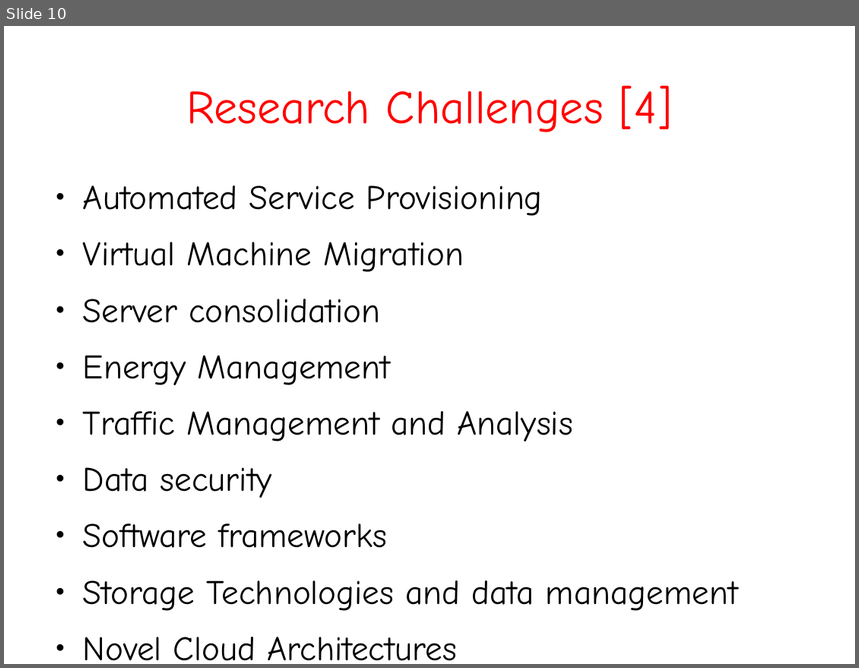
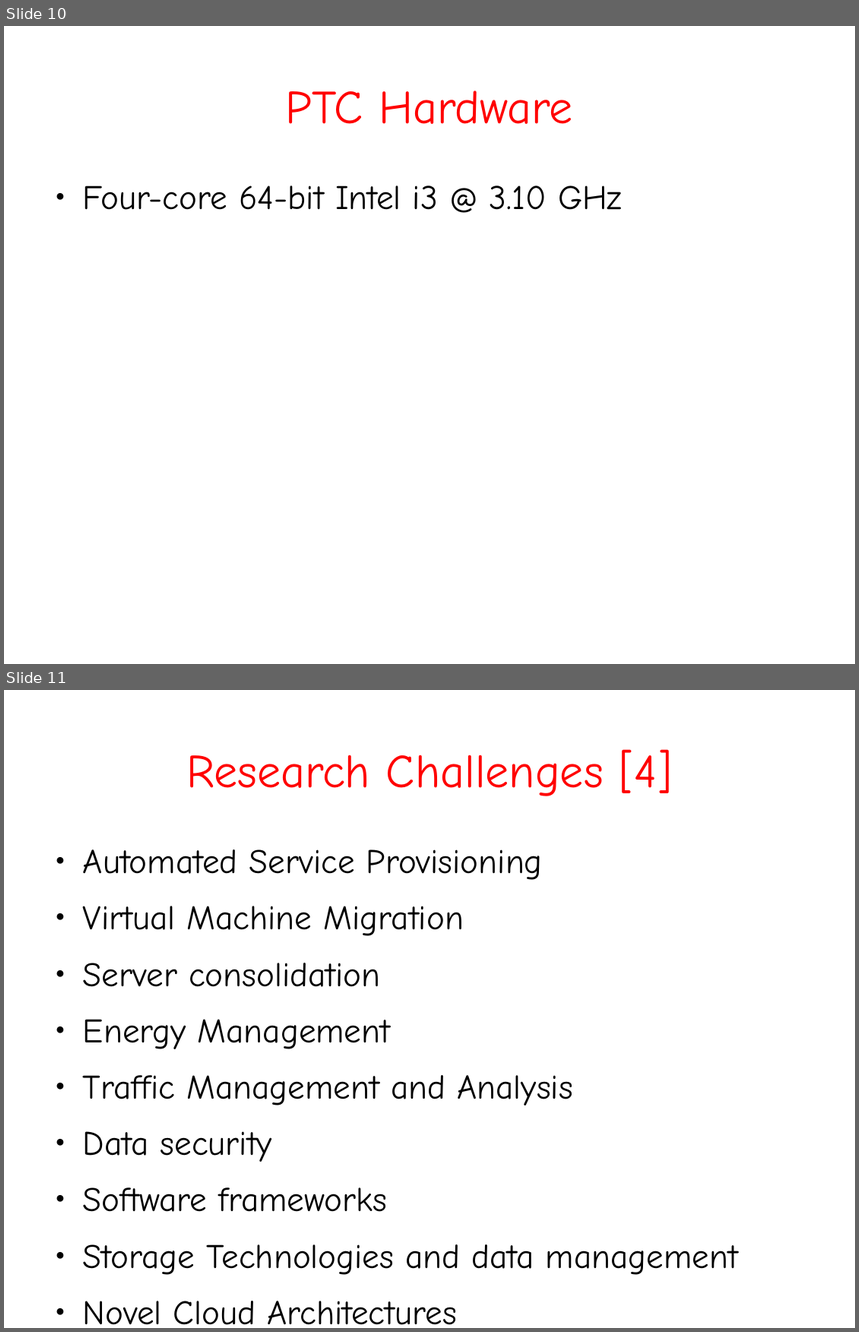
Before and after one commit to aanovelo/cmsc-137-ab5l-project, a slide deck: jach-phd/seminars/CMSC399-2-slides.odp. Shown one above the other, each under a label of ours: slide 10 before the commit, slides 10 and 11 after it. The pictures are 859x668 and 859x1332 pixels, drawn with LibreOffice and Linux fonts; fonts in the diff are those of the drawing. Boxes give left, top, right and bottom in pixels: in the first picture for what was removed or moved away, otherwise in the second. Text is boxed around its words. In the diff, an @@ line names an element or a change of style, - is before the commit and + after.

```diff
--- a/jach-phd/seminars/CMSC399-2-slides.odp
+++ b/jach-phd/seminars/CMSC399-2-slides.odp
@@ slide 10 added at bbox=[4, 26, 855, 664], background #FFFFFF @@
@@ title added at bbox=[286, 91, 572, 124], 44 pt, text #FF0000 @@
+PTC Hardware
@@ text added at bbox=[83, 186, 623, 210], 32 pt, text #000000 @@
+● Four-core 64-bit Intel i3 @ 3.10 GHz
@@ what was slide 10 is now slide 11 @@
```
Also in this commit, not shown: 1 slide changed.
